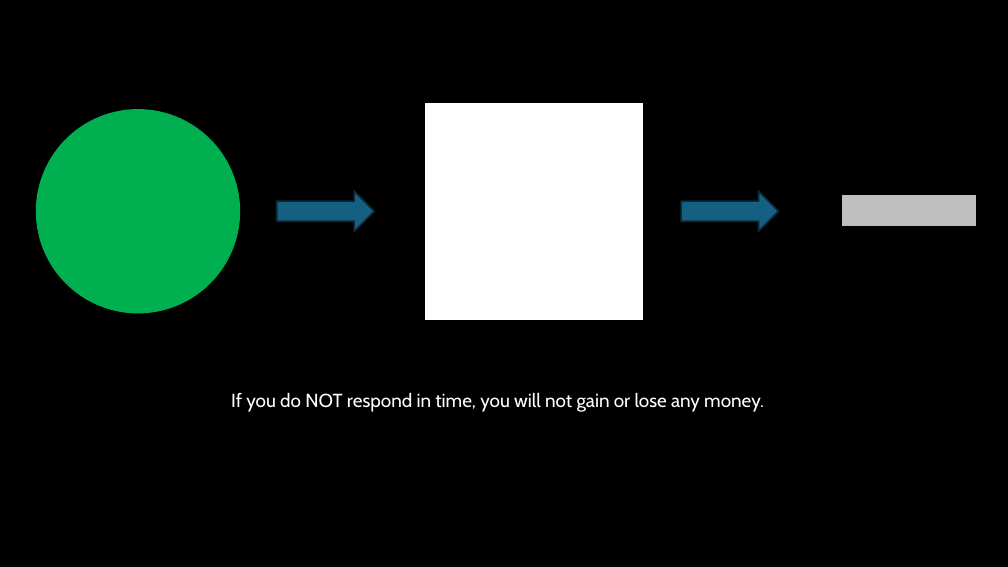
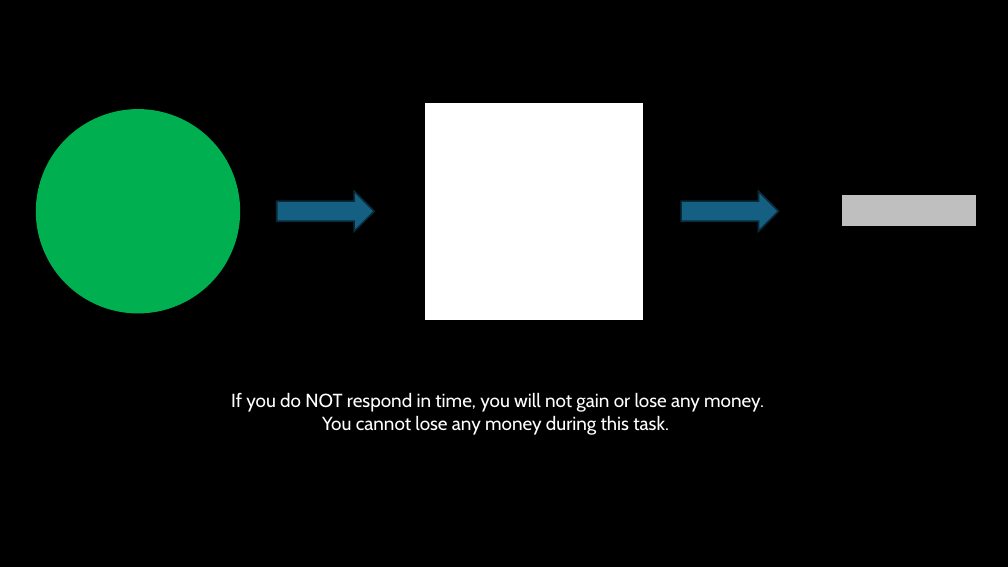
Before and after one commit to DVS-Lab/night-owls, a slide deck: slide 3 of mid/MID_Instructions.pptx. Drawn at 1008x567 pixels with LibreOffice and Linux fonts; fonts in the diff are those of the drawing. Boxes give left, top, right and bottom in pixels: in the first picture for what was removed or moved away, otherwise in the second. Text is boxed around its words. In the diff, an @@ line names an element or a change of style, - is before the commit and + after.

```diff
--- a/mid/MID_Instructions.pptx
+++ b/mid/MID_Instructions.pptx
@@ text at bbox=[322, 415, 669, 435]: paragraph added @@
+You cannot lose any money during this task.
```
Also in this commit, not shown: 1 other slide changed, 19 other files.
